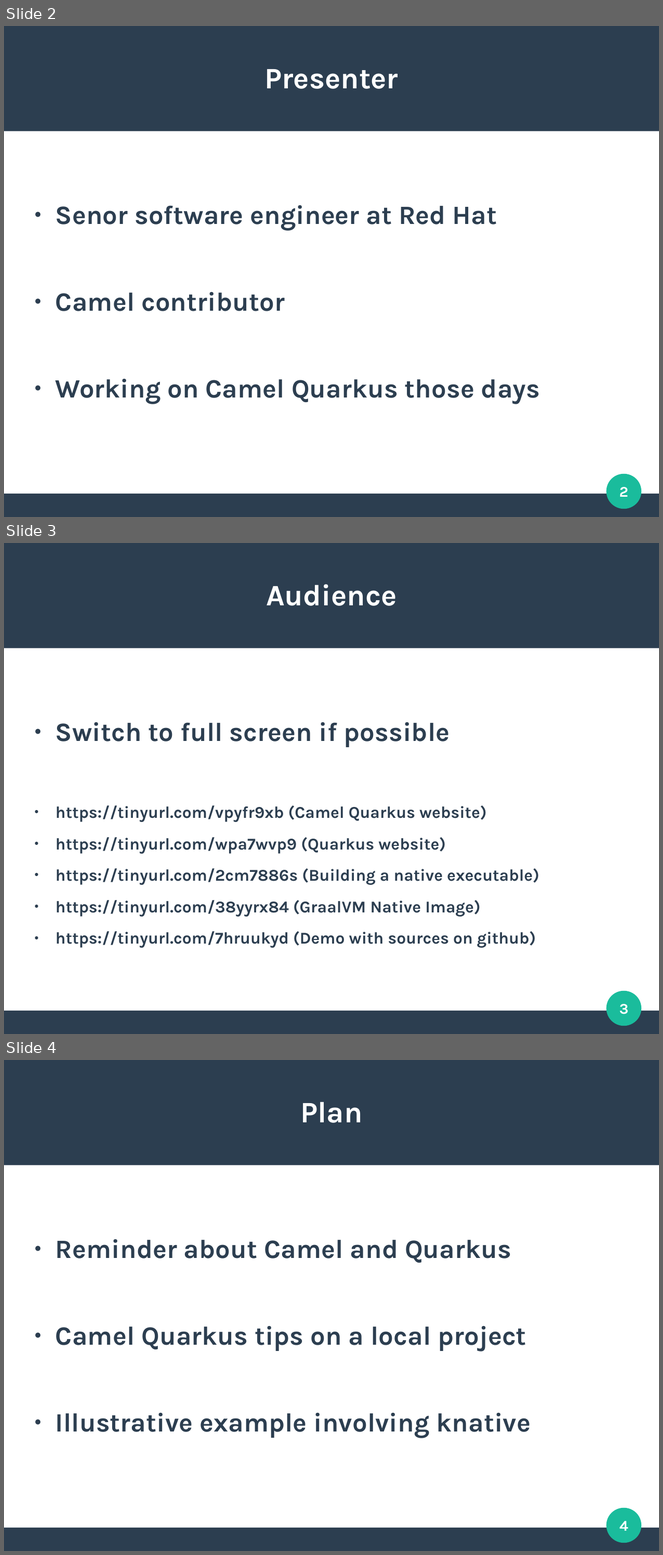
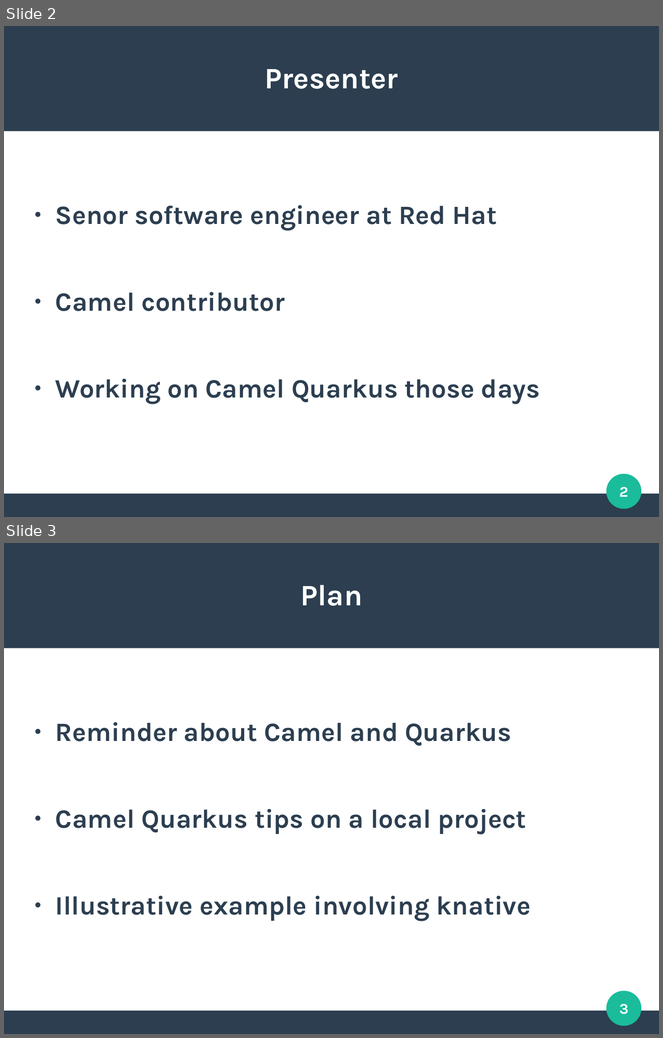
Before and after one commit to aldettinger/integration-in-the-cloud-era-with-camel-quarkus, a slide deck: Integration In The Cloud Era With Camel Quarkus.odp. Shown one above the other, each under a label of ours: slides 2, 3 and 4 before the commit, slides 2 and 3 after it. The pictures are 663x1555 and 663x1038 pixels, drawn with LibreOffice and Linux fonts; fonts in the diff are those of the drawing. Boxes give left, top, right and bottom in pixels: in the first picture for what was removed or moved away, otherwise in the second. Text is boxed around its words. In the diff, an @@ line names an element or a change of style, - is before the commit and + after.

Commit message:
Fix the demo

```diff
--- a/Integration In The Cloud Era With Camel Quarkus.odp
+++ b/Integration In The Cloud Era With Camel Quarkus.odp
@@ slide 3 removed at (4,543,659,1034), background #FFFFFF; not listed: 3 template elements that a slide beside it also shows @@
@@ title removed at (266,584,397,606) @@
-Audience
@@ text removed at (55,722,540,948) @@
-● Switch to full screen if possible
-● https://tinyurl.com/vpyfr9xb (Camel Quarkus website)
-● https://tinyurl.com/wpa7wvp9 (Quarkus website)
-● https://tinyurl.com/2cm7886s (Building a native executable)
-● https://tinyurl.com/38yyrx84 (GraalVM Native Image)
-● https://tinyurl.com/7hruukyd (Demo with sources on github)
@@ page number removed at (620,1004,629,1015) @@
-3
@@ what was slide 4 is now slide 3 @@
@@ page number at (620,1004,629,1015): text changed @@
-4
+3
```
Also in this commit, not shown: 6 slides changed, 4 slides added, 4 other files.
